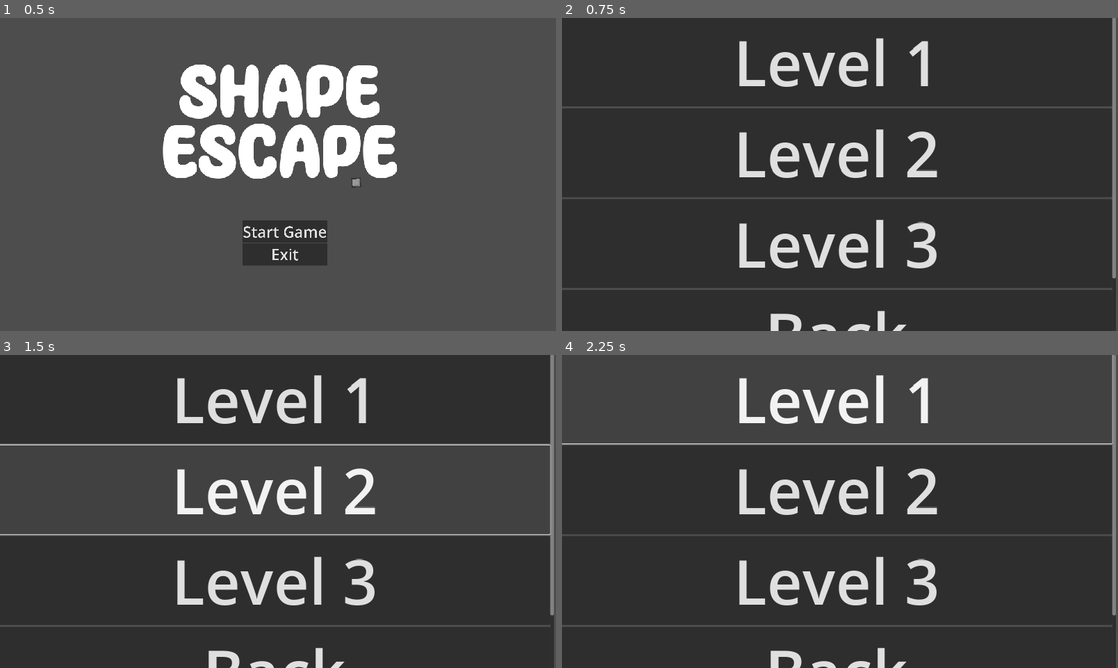
Above: before the commit, frames 1-4 (two rows, left to right).
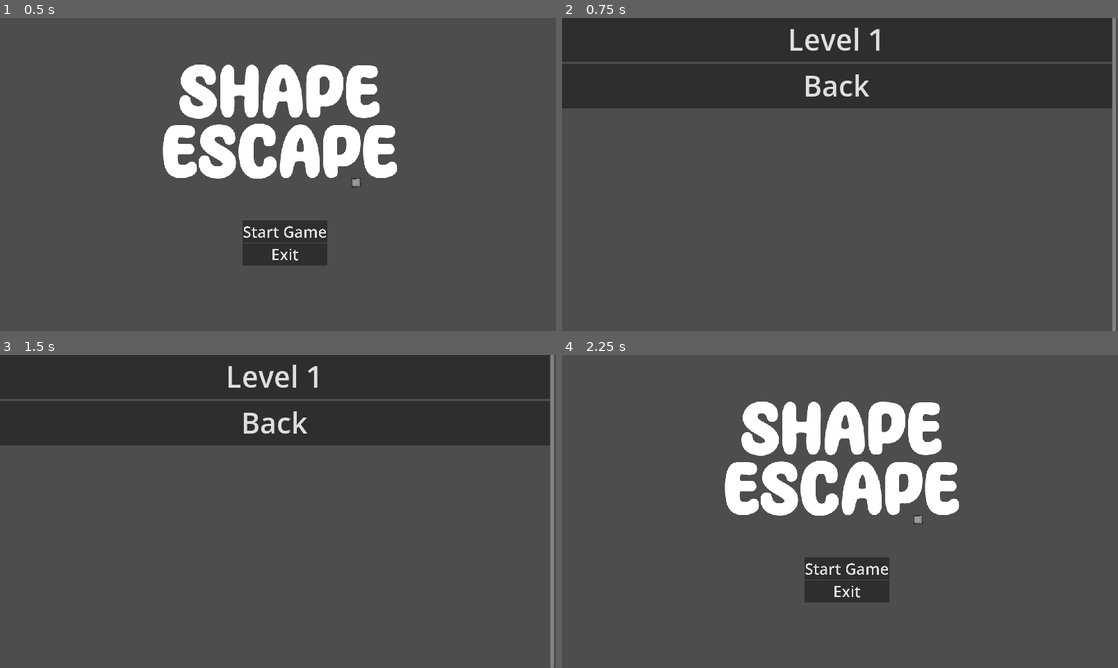
Above: after the commit, the same moments.

Repository: matt-neave/shapeEscape
Game: Godot game, scene res://scenes/menu.tscn
The game is run twice, just before and just after one commit, with the same random seed, the same clock (stepped at 60 frames per second) and the same inputs.
Inputs (mouse positions are in pixels of both pictures, inside the frame that each line leads up to):
- Up to frame 1 (0.5 s): no input
- Up to frame 2 (0.75 s): click "Start Game" at 0.5 s
- Up to frame 3 (1.5 s): click (272, 489) at 1.25 s, where only the run before the commit has a clickable "Level 2"
- Up to frame 4 (2.25 s): click (834, 423) at 2 s, where only the run after the commit has a clickable "Back"

Frame 1 is identical in both runs. In frame 2, 72% of the frame differs, in the area x 0-100%, y 3-100%; in frame 3, 47%; in frame 4, 72%, in the area x 0-100%, y 0-100%.

Commit message:
Fixed level-select-menu

Diff:
--- a/scenes/level_select.tscn
+++ b/scenes/level_select.tscn
@@ -19,27 +19,3 @@
 layout_mode = 2
 size_flags_horizontal = 3
 script = ExtResource("1_p1s7e")
-
-[node name="Level1" type="Button" parent="ScrollContainer/VBoxContainer"]
-layout_mode = 2
-theme_override_font_sizes/font_size = 128
-text = "Level 1
-"
-
-[node name="Level2" type="Button" parent="ScrollContainer/VBoxContainer"]
-layout_mode = 2
-theme_override_font_sizes/font_size = 128
-text = "Level 2
-"
-
-[node name="Level3" type="Button" parent="ScrollContainer/VBoxContainer"]
-layout_mode = 2
-theme_override_font_sizes/font_size = 128
-text = "Level 3
-"
-
-[node name="Back" type="Button" parent="ScrollContainer/VBoxContainer"]
-layout_mode = 2
-theme_override_font_sizes/font_size = 128
-text = "Back
-"
--- a/scripts/level-select.gd
+++ b/scripts/level-select.gd
@@ -10,30 +10,47 @@
 #func _process(delta: float) -> void:
 	#pass
 
-
 extends VBoxContainer
 
-var num_levels = 1
+
+func getFilePathsByExtension(directoryPath: String, extension: String) -> int:
+	var dir = DirAccess.open(directoryPath)
+	var counter = 0
+
+	dir.list_dir_begin()
+	var file_name = dir.get_next()
+	while file_name != "":
+		counter += 1
+		file_name = dir.get_next()
+
+	return counter
+
+var num_levels = getFilePathsByExtension("res://scenes/levels/", "tscn")
 
 func _ready() -> void:
 	generate_level_buttons()
-	#$Back.pressed.connect(_on_Back_pressed)
 
 # Function to generate level buttons
 func generate_level_buttons() -> void:
 	for i in range(1, num_levels + 1):
 		var button = Button.new()
+		button.add_theme_font_size_override("font_size", 60)
 		button.text = "Level %d" % i
 		button.name = "Level%d" % i
-
-		button.pressed.connect(_on_level_button_pressed)
+		button.pressed.connect(_on_level_button_pressed.bind(i))
 		add_child(button)
 
-func _on_level_button_pressed() -> void:
-	var scene_path = "res://Scenes/level-%d.tscn" % 1
-	print("loading", scene_path)
+	var backButton = Button.new()
+	backButton.add_theme_font_size_override("font_size", 60)
+	backButton.text = "Back"
+	backButton.name = "Back"
+	backButton.pressed.connect(_on_Back_pressed)
+	add_child(backButton)
+
+func _on_level_button_pressed(level: int) -> void:
+	var scene_path = "res://scenes/levels/level-%d.tscn" % level
 	get_tree().change_scene_to_file(scene_path)
 
 func _on_Back_pressed() -> void:
 	SoundManager.play_sound(SoundManager.SOUNDS.BUTTON_CLICK)
-	get_tree().change_scene_to_file("res://Scenes/menu.tscn")
+	get_tree().change_scene_to_file("res://scenes/menu.tscn")
Not shown: 11 places in scenes/levels/level-1.tscn that only renumber resources
